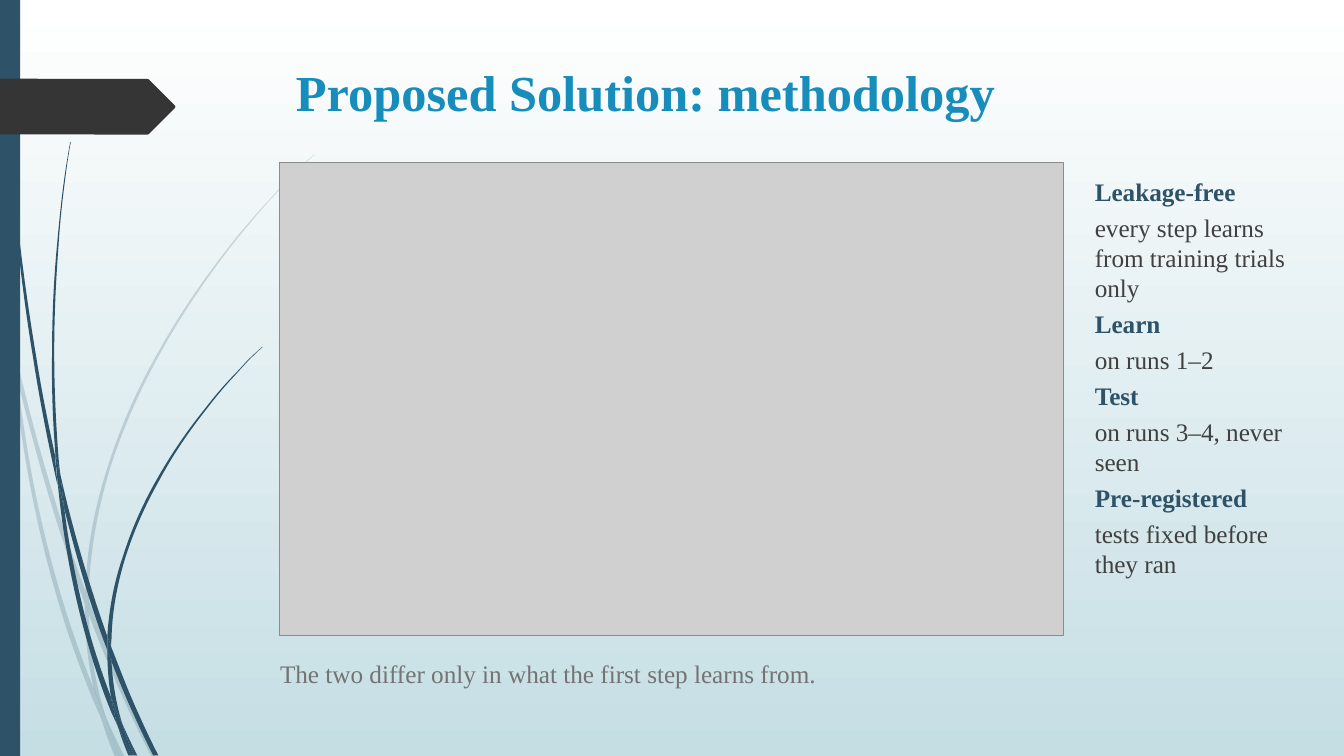
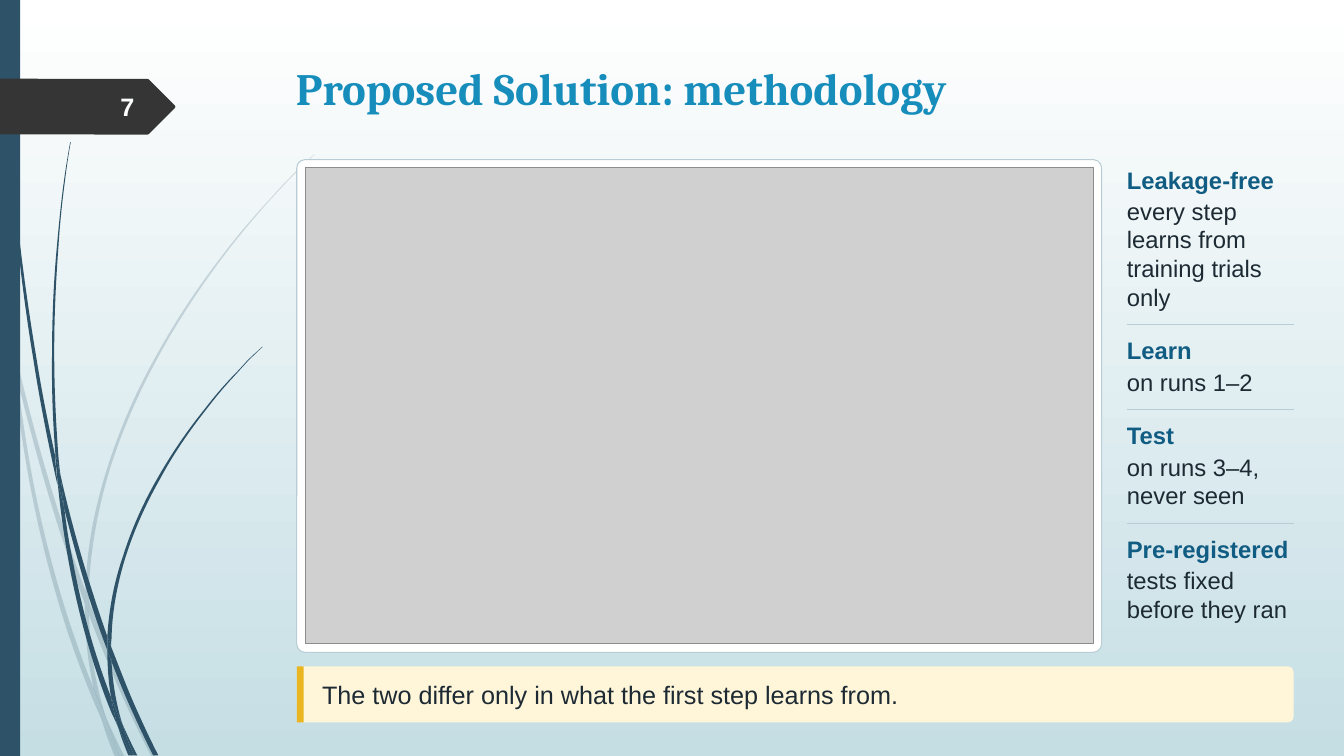
Before and after one commit to rajveeerr/sixth-finger-bci, a slide deck: slide 7 of report/slides/college/Sixth-Finger-BCI-Final-PPT.pptx. Drawn at 1344x756 pixels with LibreOffice and Linux fonts; fonts in the diff are those of the drawing; grey boxes stand for pictures. Boxes give left, top, right and bottom in pixels: in the first picture for what was removed or moved away, otherwise in the second. Text is boxed around its words. In the diff, an @@ line names an element or a change of style, - is before the commit and + after.

```diff
--- a/report/slides/college/Sixth-Finger-BCI-Final-PPT.pptx
+++ b/report/slides/college/Sixth-Finger-BCI-Final-PPT.pptx
@@ title "Proposed Solution: methodology" at (296, 74, 946, 115): size 36 to 32 pt, font Times New Roman to Cambria @@
@@ page number added at (120, 98, 134, 116), 18 pt, text #FEFFFF, bold @@
+7
@@ rounded rectangle added at (296, 159, 1102, 652), fill #FFFFFF, outline #B9CDD6 0.75 pt @@
@@ picture: place and size @@
-picture at (280, 162, 1065, 636)
+picture at (306, 168, 1094, 644)
@@ text "Leakage-free": place and size @@
-text "Leakage-free" at (1095, 183, 1285, 579)
+text "Leakage-free" at (1127, 171, 1274, 311)
@@ text "Leakage-free" at (1127, 171, 1274, 311): size 18 to 17 pt, font Times New Roman to Arial; text colour #2E5369 to #105C82 in "Leakage-free"; text colour #404040 to #1D2A33 in "every step learns from training trials only"; less space between paragraphs @@
@@ text at (1095, 316, 1282, 579): paragraphs removed @@
-Learn
-on runs 1–2
-Test
-on runs 3–4, never seen
-Pre-registered
-tests fixed before they ran
@@ line added from (1127, 325) to (1294, 325), #B9CDD6 0.75 pt @@
@@ text added at (1127, 342, 1253, 392), 17 pt, text #1D2A33 @@
+Learn
+on runs 1–2
@@ line added from (1127, 410) to (1294, 410), #B9CDD6 0.75 pt @@
@@ text added at (1127, 427, 1259, 505), 17 pt, text #1D2A33 @@
+Test
+on runs 3–4, never seen
@@ line added from (1127, 523) to (1294, 523), #B9CDD6 0.75 pt @@
@@ text added at (1127, 540, 1288, 623), 17 pt, text #1D2A33 @@
+Pre-registered
+tests fixed before they ran
@@ rounded rectangle added at (296, 666, 1294, 723), fill #FFF6DA @@
@@ rectangle added at (296, 666, 303, 723), fill #E9B520 @@
@@ text "The two differ only in ...": place and size @@
-text "The two differ only in ..." at (280, 665, 815, 689)
+text "The two differ only in ..." at (322, 685, 898, 710)
@@ text "The two differ only in ..." at (322, 685, 898, 710): font Times New Roman to Arial, text colour #737373 to #1D2A33; vertical alignment top to middle @@
```
Also in this commit, not shown: 17 other slides changed, 2 other files.
